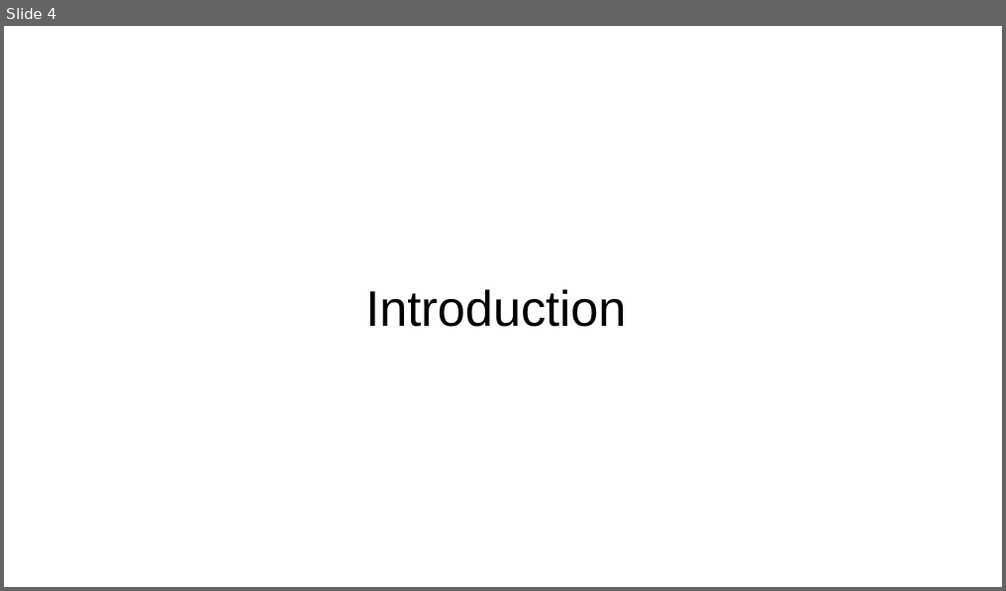
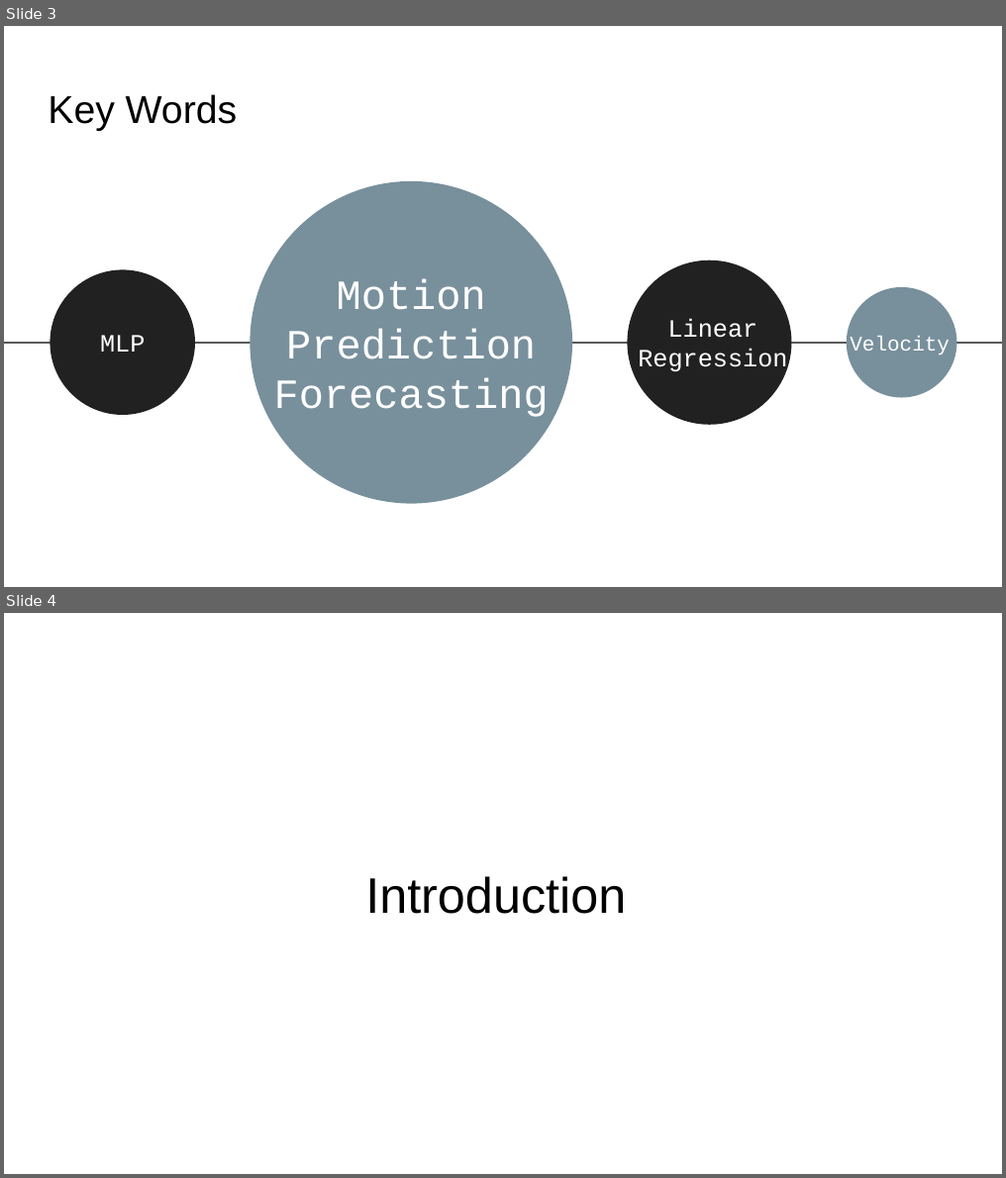
Before and after one commit to wis003/CSE151B, a slide deck: Kaggle Competition/Submission/CSE 151B Presentation.pptx. Shown one above the other, each under a label of ours: slide 4 before the commit, slides 3 and 4 after it. The pictures are 1006x591 and 1006x1178 pixels, drawn with LibreOffice and Linux fonts; fonts in the diff are those of the drawing. Boxes give left, top, right and bottom in pixels: in the first picture for what was removed or moved away, otherwise in the second. Text is boxed around its words. In the diff, an @@ line names an element or a change of style, - is before the commit and + after.

```diff
--- a/Kaggle Competition/Submission/CSE 151B Presentation.pptx
+++ b/Kaggle Competition/Submission/CSE 151B Presentation.pptx
@@ slide 3 added at [4, 26, 1002, 587], background #FFFFFF @@
@@ title added at [48, 94, 237, 131], 28 pt, text #000000 @@
+Key Words
@@ ellipse added at [250, 181, 572, 504], fill #78909C @@
@@ ellipse added at [627, 261, 791, 425], fill #212121 @@
@@ ellipse added at [50, 270, 195, 414], fill #212121 @@
@@ text added at [274, 278, 548, 417], 30 pt, text #FFFFFF @@
+Motion Prediction Forecasting
@@ ellipse added at [846, 287, 957, 398], fill #78909C @@
@@ text added at [638, 319, 787, 375], 18 pt, text #FFFFFF @@
+Linear Regression
@@ line added from (4, 343) to (1002, 343), #595959 1.5 pt @@
@@ text added at [100, 335, 145, 352], 18 pt, text #FFFFFF @@
+MLP
@@ text added at [849, 336, 949, 355], 15 pt, text #FFFFFF @@
+Velocity
```
Also in this commit, not shown: 1 slide changed, 12 other slides added, 10 slides removed, 1 other file.
